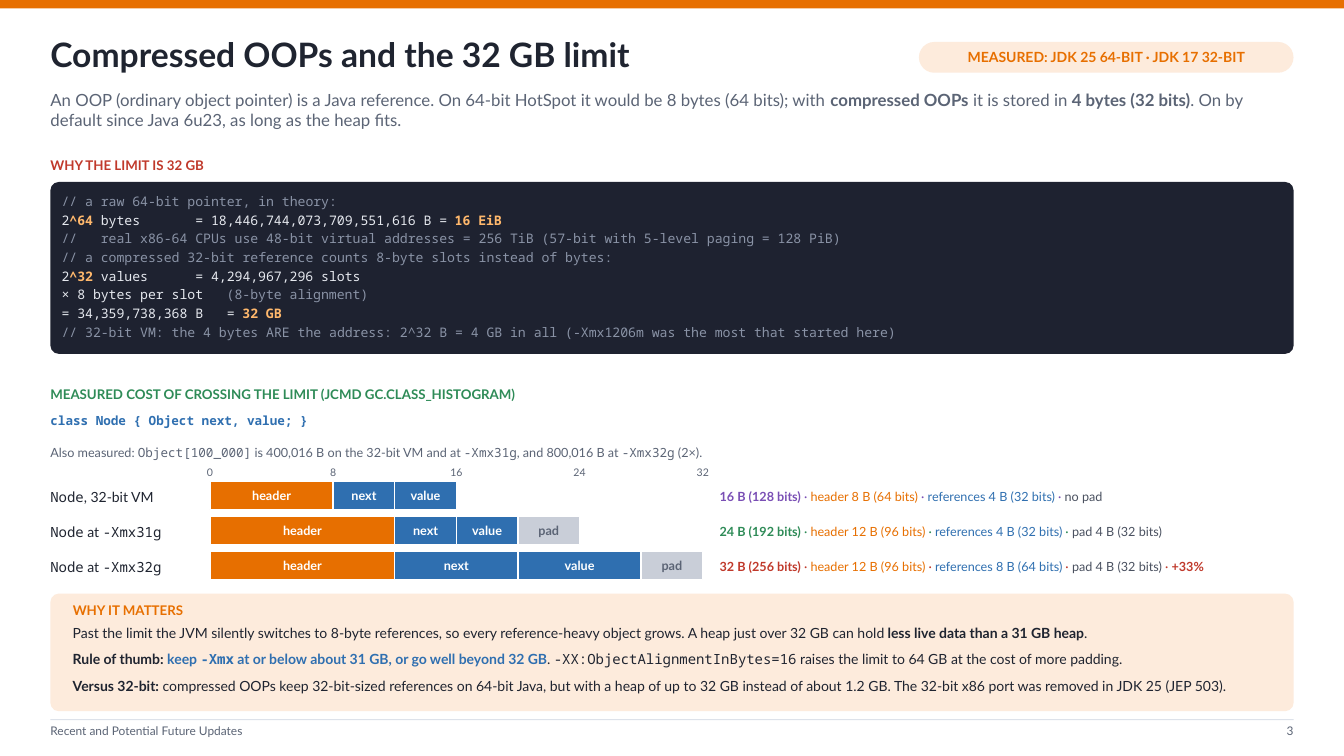
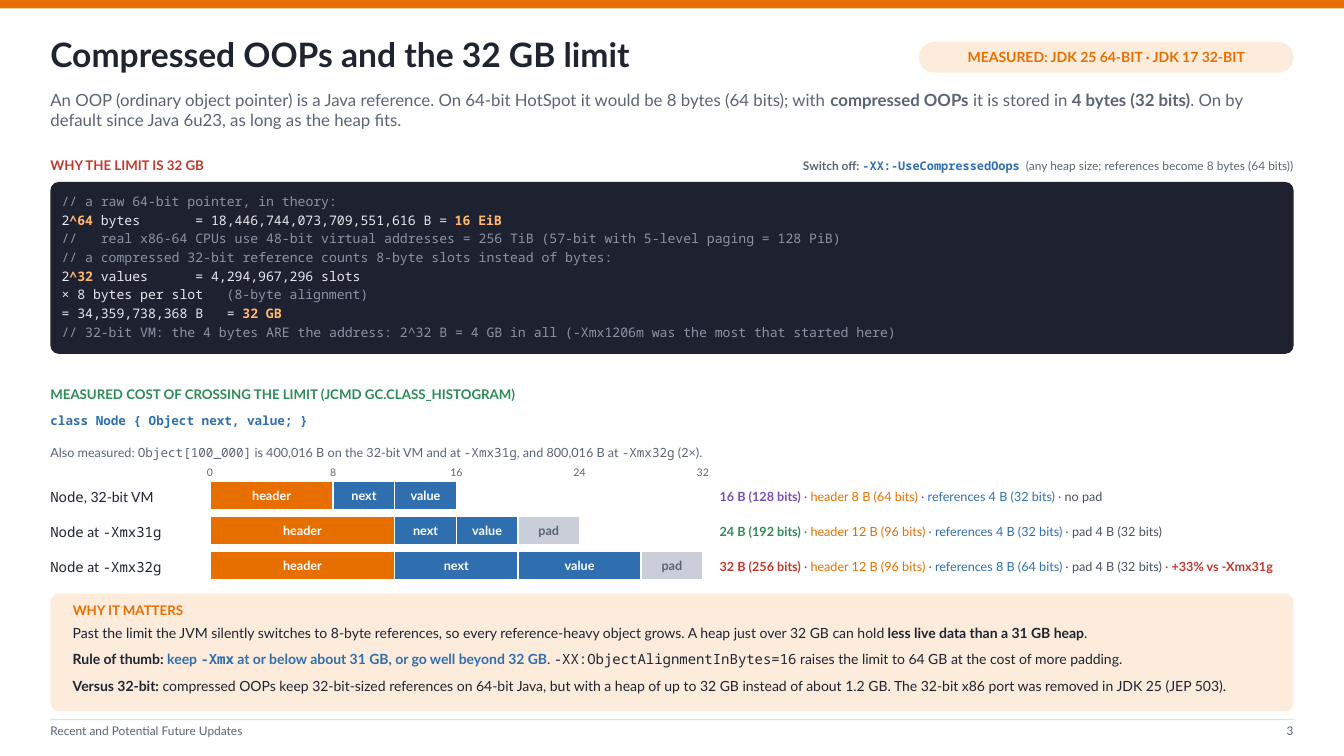
Before and after one commit to muminc/valhalla-testing, a slide deck: slide 3 of java-updates.pptx. Drawn at 1344x756 pixels with LibreOffice and Linux fonts; fonts in the diff are those of the drawing. Boxes give left, top, right and bottom in pixels: in the first picture for what was removed or moved away, otherwise in the second. Text is boxed around its words. In the diff, an @@ line names an element or a change of style, - is before the commit and + after.

```diff
--- a/java-updates.pptx
+++ b/java-updates.pptx
@@ text added at <box>803,161,1293,173</box>, 8.5 pt, text #5B6475 @@
+Switch off: -XX:-UseCompressedOops (any heap size; references become 8 bytes (64 bits))
@@ text at <box>720,561,1273,574</box>: text changed @@
-32 B (256 bits) · header 12 B (96 bits) · references 8 B (64 bits) · pad 4 B (32 bits) · +33%
+32 B (256 bits) · header 12 B (96 bits) · references 8 B (64 bits) · pad 4 B (32 bits) · +33% vs -Xmx31g
```
Also in this commit, not shown: 15 other slides changed, 1 other file.
